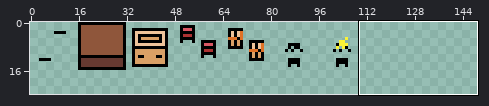
Two versions of one pixel-art file, Sprites/DebugAtlas.aseprite. Above: a wide view before the commit, with the close-up outlined.
Close-up. First the earlier version:
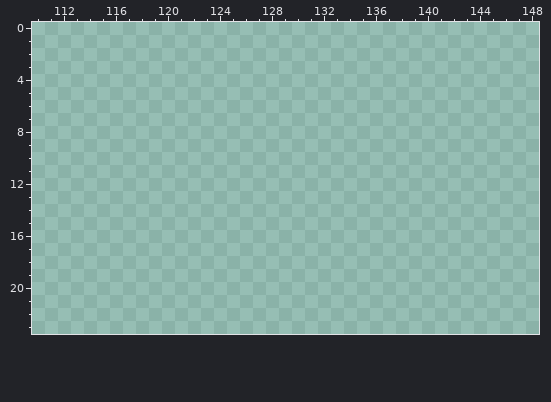
160x160 pixels, 1 frame. Shown: x 110..148, y 0..23. The wide view leaves out empty margins.
Palette (. is transparent): 
And afterwards:
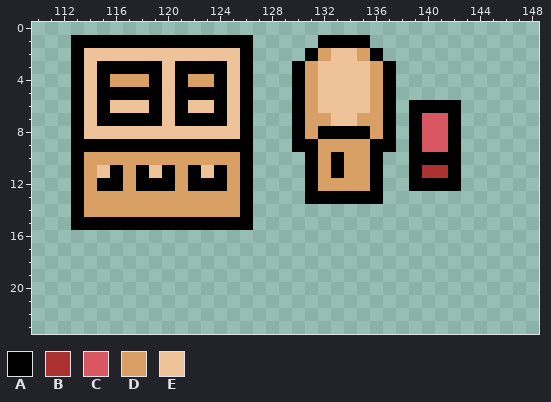
Colours new in this view: A #000000  B #ac3232  C #d95763  D #d9a066  E #eec39a
The exact change:
Colour A is added in row 1 at x 113 to 126 and 132 to 135; in row 2 at x 113, 126, 131 and 136; in row 3 at x 113, 115 to 119, 121 to 124, 126, 130 and 137; in row 4 at x 113, 115, 119, 121, 124, 126, 130 and 137; in row 5 at x 113, 115 to 119, 121 to 124, 126, 130 and 137; in row 6 at x 113, 115, 119, 121, 124, 126, 130, 137 and 139 to 142.
Colour A is added in row 7 at x 113, 115 to 119, 121 to 124, 126, 130, 137, 139 and 142; in row 8 at x 113, 126, 130, 132 to 135, 137, 139 and 142; in row 9 at x 113 to 126, 130 to 131, 136 to 137, 139 and 142; in row 10 at x 113, 126, 131, 133, 136 and 139 to 142; in row 11 at x 113, 116, 118, 120, 122, 124, 126, 131, 133, 136, 139 and 142; in row 12 at x 113, 115 to 116, 118 to 120, 122 to 124, 126, 131, 136 and 139 to 142.
Colour A is added in row 13 at x 113, 126 and 131 to 136; in row 14 at x 113 and 126; in row 15 at x 113 to 126.
Colour B is added in row 11 at x 140 to 141.
Colour C is added in rows 7 to 9 at x 140 to 141.
Colour D is added in row 2 at x 132 and 135; in row 3 at x 131 and 136; in row 4 at x 116 to 118, 122 to 123, 131 and 136; in rows 5 to 6 at x 131 and 136; in row 7 at x 131 to 132 and 135 to 136; in row 8 at x 131 and 136.
Colour D is added in row 9 at x 132 to 135; in row 10 at x 114 to 125, 132 and 134 to 135; in row 11 at x 114, 117, 121, 125, 132 and 134 to 135; in row 12 at x 114, 117, 121, 125 and 132 to 135; in rows 13 to 14 at x 114 to 125.
Colour E is added in row 2 at x 114 to 125 and 133 to 134; in rows 3 to 5 at x 114, 120, 125 and 132 to 135; in row 6 at x 114, 116 to 118, 120, 122 to 123, 125 and 132 to 135; in row 7 at x 114, 120, 125 and 133 to 134; in row 8 at x 114 to 125; in row 11 at x 115, 119 and 123.
